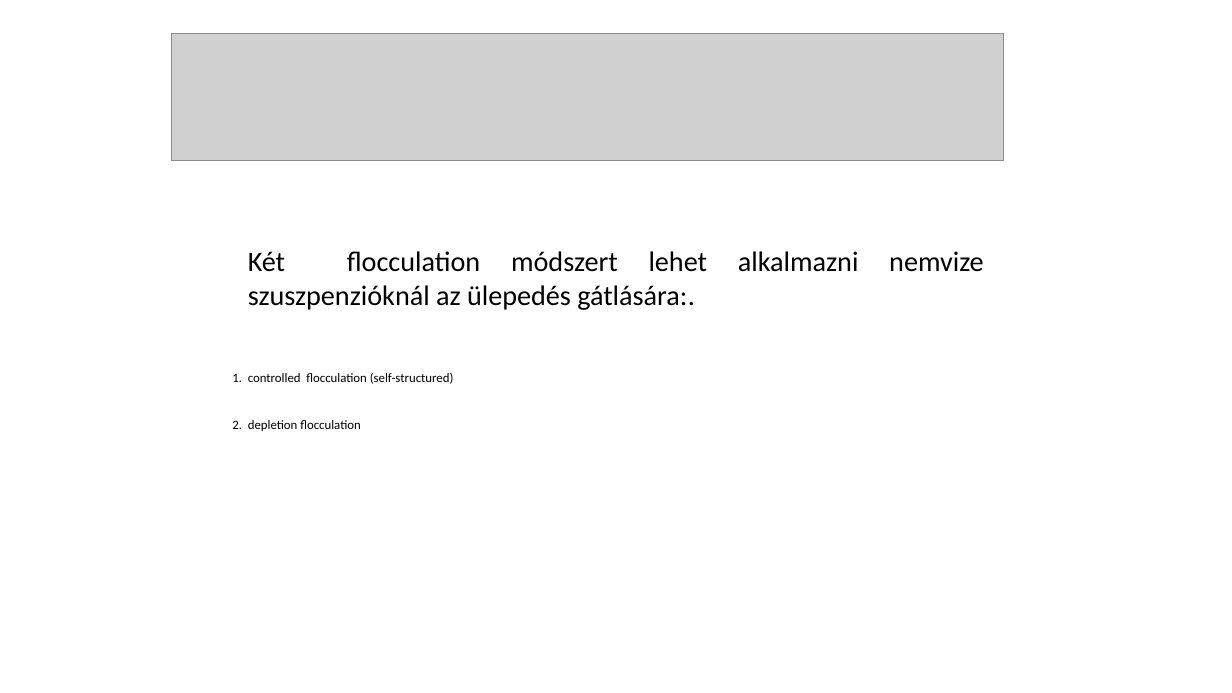
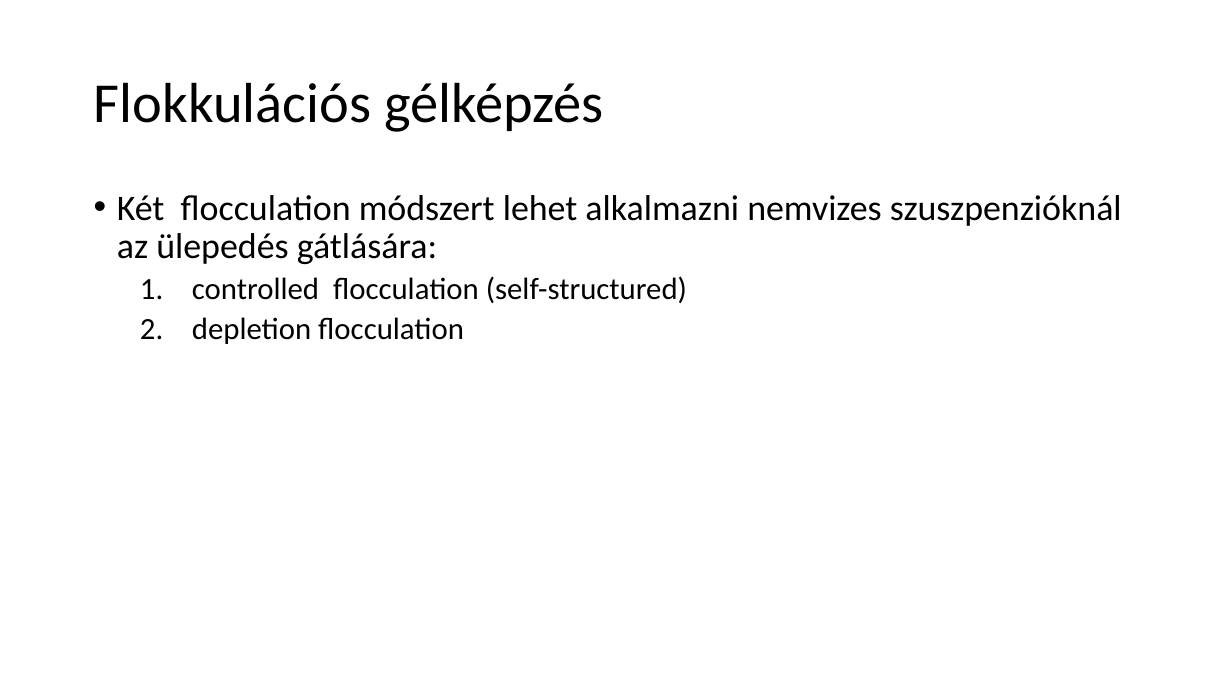
Before and after one commit to LilianaBohus/chemistry-presenations, a slide deck: slide 23 of oil-based-suspensions.ppt (slide 24 before the commit). Drawn at 1232x693 pixels with LibreOffice and Linux fonts; fonts in the diff are those of the drawing; grey boxes stand for pictures. Boxes give left, top, right and bottom in pixels: in the first picture for what was removed or moved away, otherwise in the second. Text is boxed around its words. In the diff, an @@ line names an element or a change of style, - is before the commit and + after.

```diff
--- a/oil-based-suspensions.ppt
+++ b/oil-based-suspensions.ppt
@@ picture removed at box(172, 34, 1003, 161) @@
@@ title added at box(94, 82, 603, 132), 44 pt, text #000000 @@
+Flokkulációs gélképzés
@@ text at box(117, 195, 1122, 344): text changed; size 22 to 28 pt @@
-Két flocculation módszert lehet alkalmazni nemvize szuszpenzióknál az ülepedés gátlására:.
+• Két flocculation módszert lehet alkalmazni nemvizes szuszpenzióknál az ülepedés gátlására:
+  1. controlled flocculation (self-structured)
+  2. depletion flocculation
@@ text removed at box(232, 372, 454, 431) @@
-1. controlled flocculation (self-structured)
-2. depletion flocculation
```
Also in this commit, not shown: 22 other slides changed, 2 slides added, 2 slides removed.
